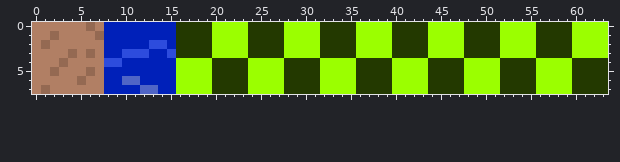
File history of a pixel-art file, raw-assets/background_tiles.aseprite. This is how it looked before the edit.
64x8 pixels, 1 frame.
Now the later version:
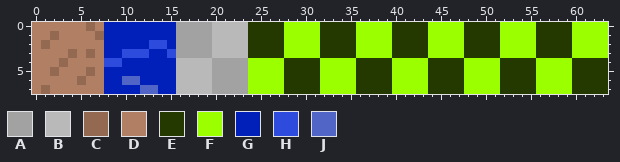
Palette (. is transparent): A #a2a2a2  B #b9b9b9  C #946952  D #b17f64  E #233900  F #9bff00  G #0020b9  H #2d4cdd  J #5065c6
The edit:
@@ x 14..25 @@
-0 GGEEEEFFFFEE
-1 GGEEEEFFFFEE
-2 HGEEEEFFFFEE
-3 GHEEEEFFFFEE
-4 GGFFFFEEEEFF
-5 GGFFFFEEEEFF
-6 GGFFFFEEEEFF
-7 GGFFFFEEEEFF
+0 GGAAAABBBBEE
+1 GGAAAABBBBEE
+2 HGAAAABBBBEE
+3 GHAAAABBBBEE
+4 GGBBBBAAAAFF
+5 GGBBBBAAAAFF
+6 GGBBBBAAAAFF
+7 GGBBBBAAAAFF
Boxes around the changes in both pictures, in picture pixels (x1, y1, x2, y2):
changed: (176, 22, 248, 94)
